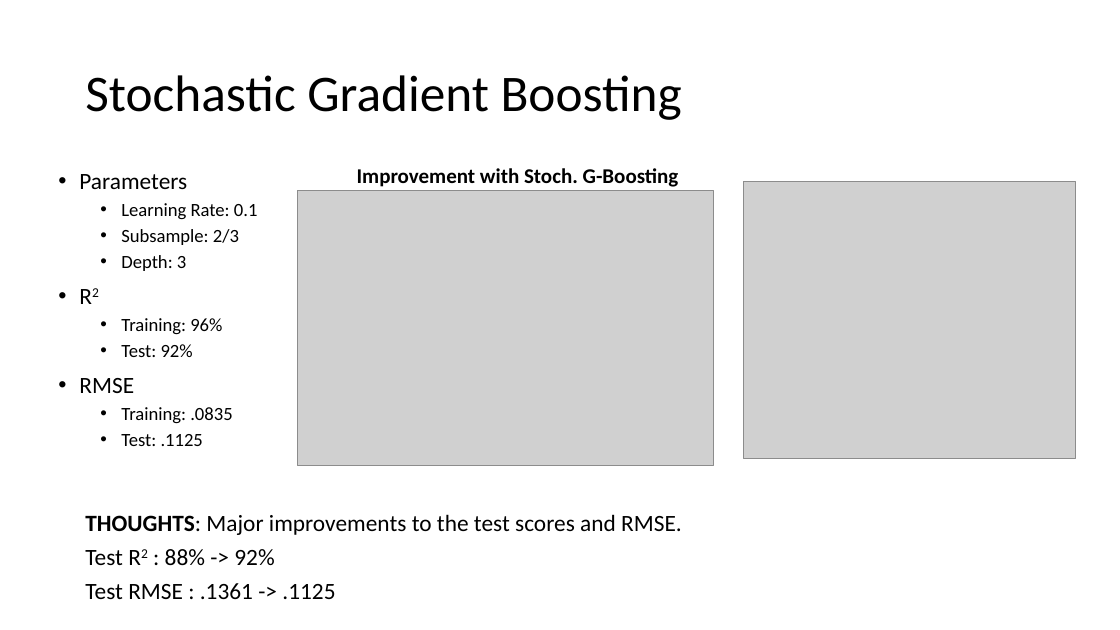
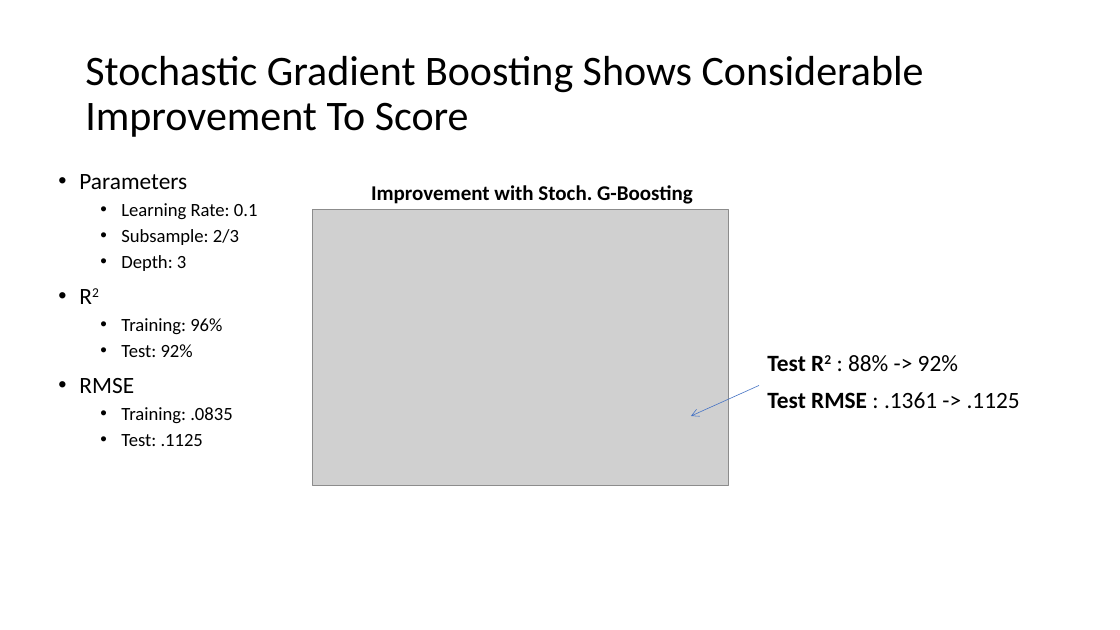
Before and after one commit to reflexiveprophecy/Kaggle_Predict_Ames_Iowa_Housing_Prices, a slide deck: slide 8 of Tree Based Models.pptx (slide 9 before the commit). Drawn at 1120x630 pixels with LibreOffice and Linux fonts; fonts in the diff are those of the drawing; grey boxes stand for pictures. Boxes give left, top, right and bottom in pixels: in the first picture for what was removed or moved away, otherwise in the second. Text is boxed around its words. In the diff, an @@ line names an element or a change of style, - is before the commit and + after.

```diff
--- a/Tree Based Models.pptx
+++ b/Tree Based Models.pptx
@@ title at (85,56,924,137): text changed; size 44 to 36 pt @@
-Stochastic Gradient Boosting
+Stochastic Gradient Boosting Shows Considerable Improvement To Score
@@ text "Improvement with Stoch. G-Boosting": place and size @@
-text "Improvement with Stoch. G-Boosting" at (357,168,679,187)
+text "Improvement with Stoch. G-Boosting" at (371,185,693,204)
@@ picture: place and size @@
-picture at (297,190,713,465)
+picture at (313,209,728,485)
@@ picture removed at (744,181,1076,459) @@
@@ text "Test R2 : 88% -> ...": place and size @@
-text "Test R2 : 88% -> ..." at (85,514,682,599)
+text "Test R2 : 88% -> ..." at (767,355,1020,408)
@@ text "Test R2 : 88% -> ..." at (767,355,1020,408): bold on in "Test R2", "Test RMSE"; line spacing 0.8 to 0.9 @@
@@ arrow added from (760, 386) to (691, 416), #4472C4 0.5 pt @@
@@ text at (85,514,682,535): paragraph removed @@
-THOUGHTS: Major improvements to the test scores and RMSE.
```
Also in this commit, not shown: 7 other slides changed, 1 slide added, 1 slide removed, 3 other files.
